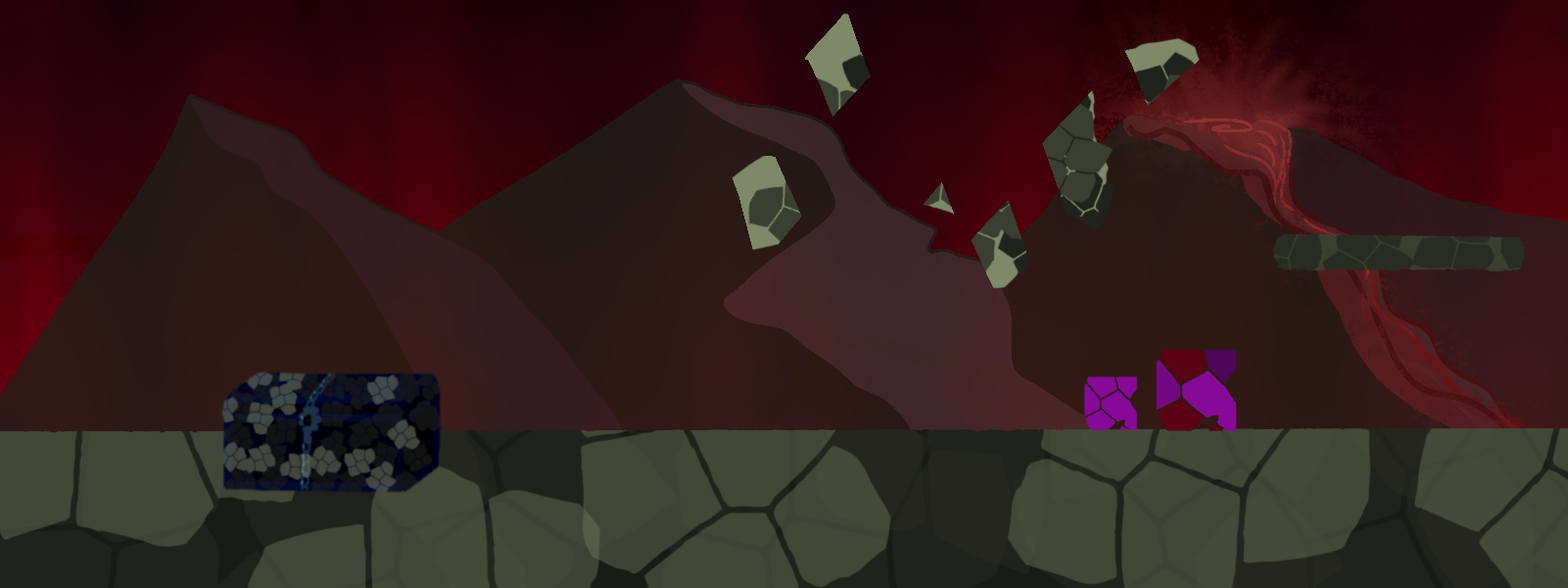
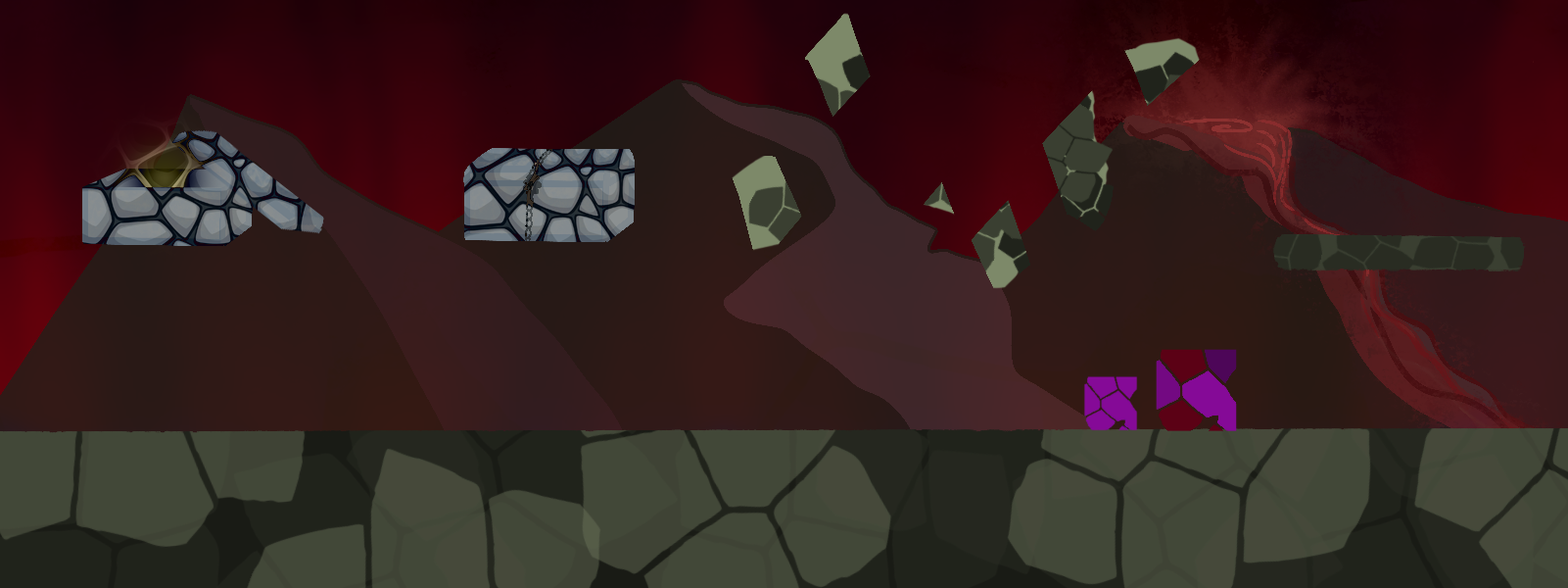
Two versions of the same layered image (1568px x 588px). Layer-by-layer changes:
removed layer "Wstawiono obraz" over [221, 371, 442, 494]
added layer "Warstwa 8" above "Warstwa 8 kopia" over [81, 113, 325, 246]
added layer "Warstwa 8 kopia" above "Prostokąt 1" over [463, 147, 635, 243]
